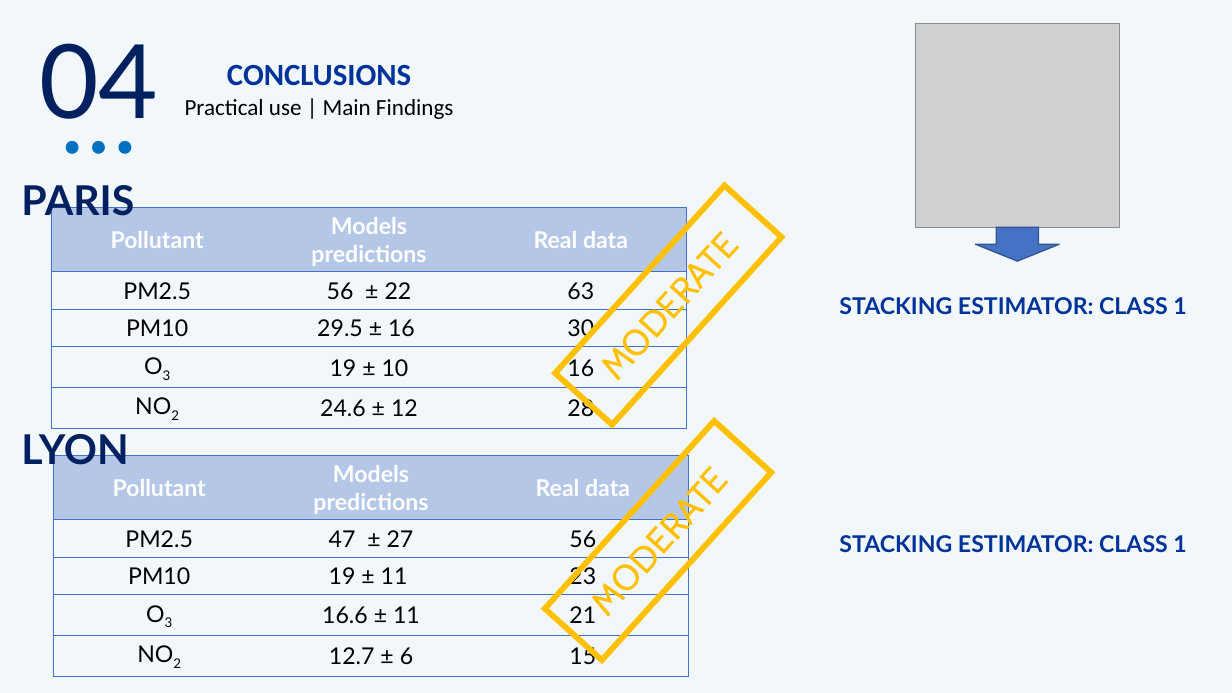
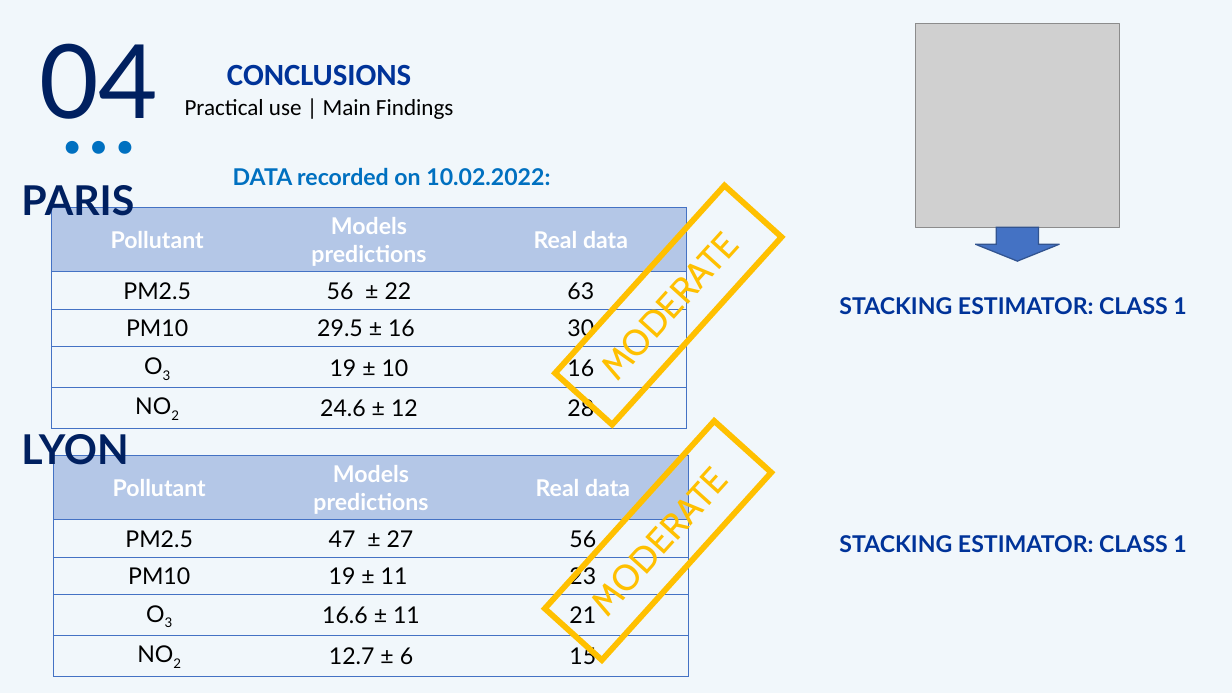
Before and after one commit to radek-deb/Air_Quality_Paris-vs-Lyon_Final_Project, a slide deck: slide 9 of Air Quality.pptx. Drawn at 1232x693 pixels with LibreOffice and Linux fonts; fonts in the diff are those of the drawing; grey boxes stand for pictures. Boxes give left, top, right and bottom in pixels: in the first picture for what was removed or moved away, otherwise in the second. Text is boxed around its words. In the diff, an @@ line names an element or a change of style, - is before the commit and + after.

```diff
--- a/Air Quality.pptx
+++ b/Air Quality.pptx
@@ text added at (233,167,550,185), 18 pt, text #0070C0, bold @@
+DATA recorded on 10.02.2022:
```
Also in this commit, not shown: 59 other files.
